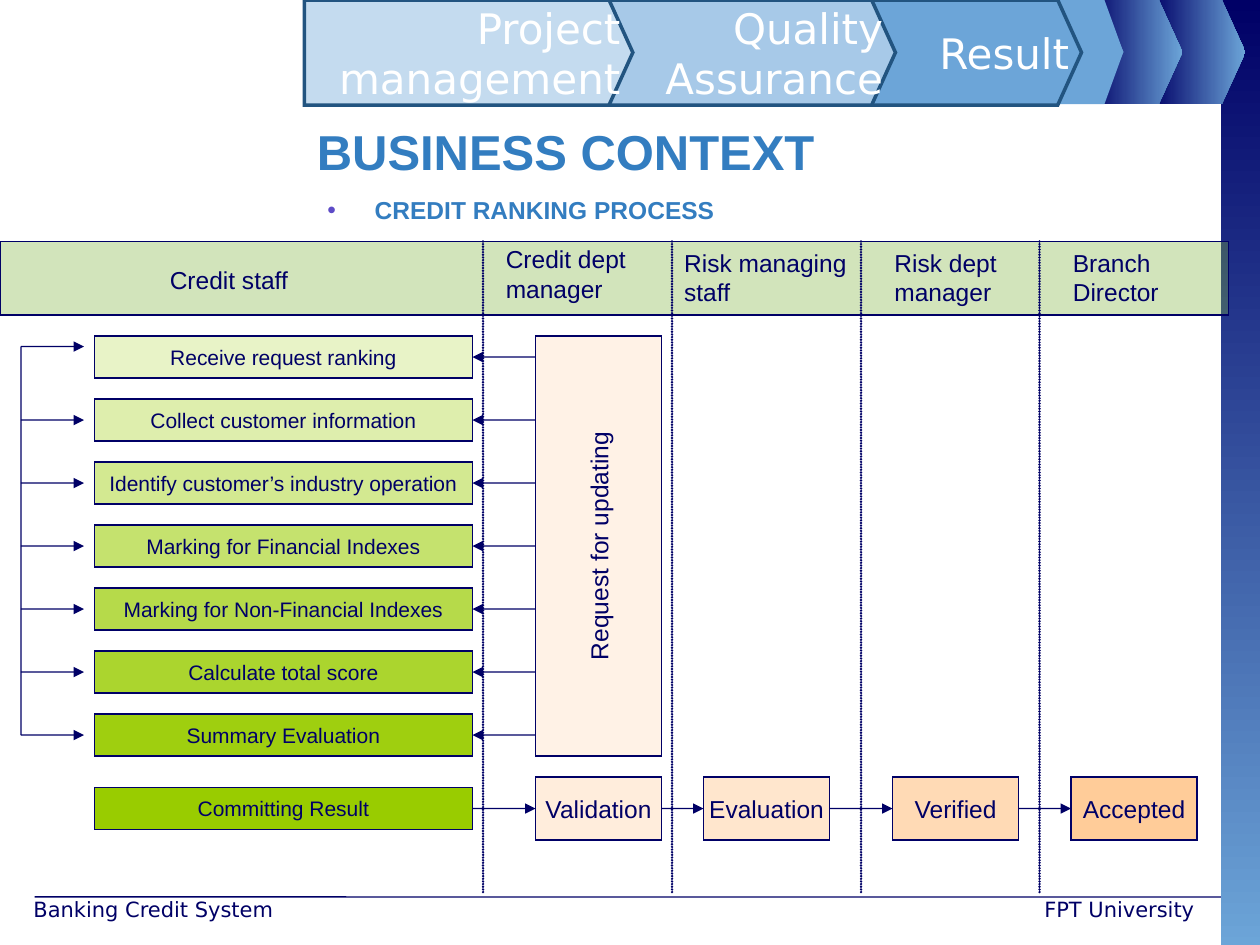
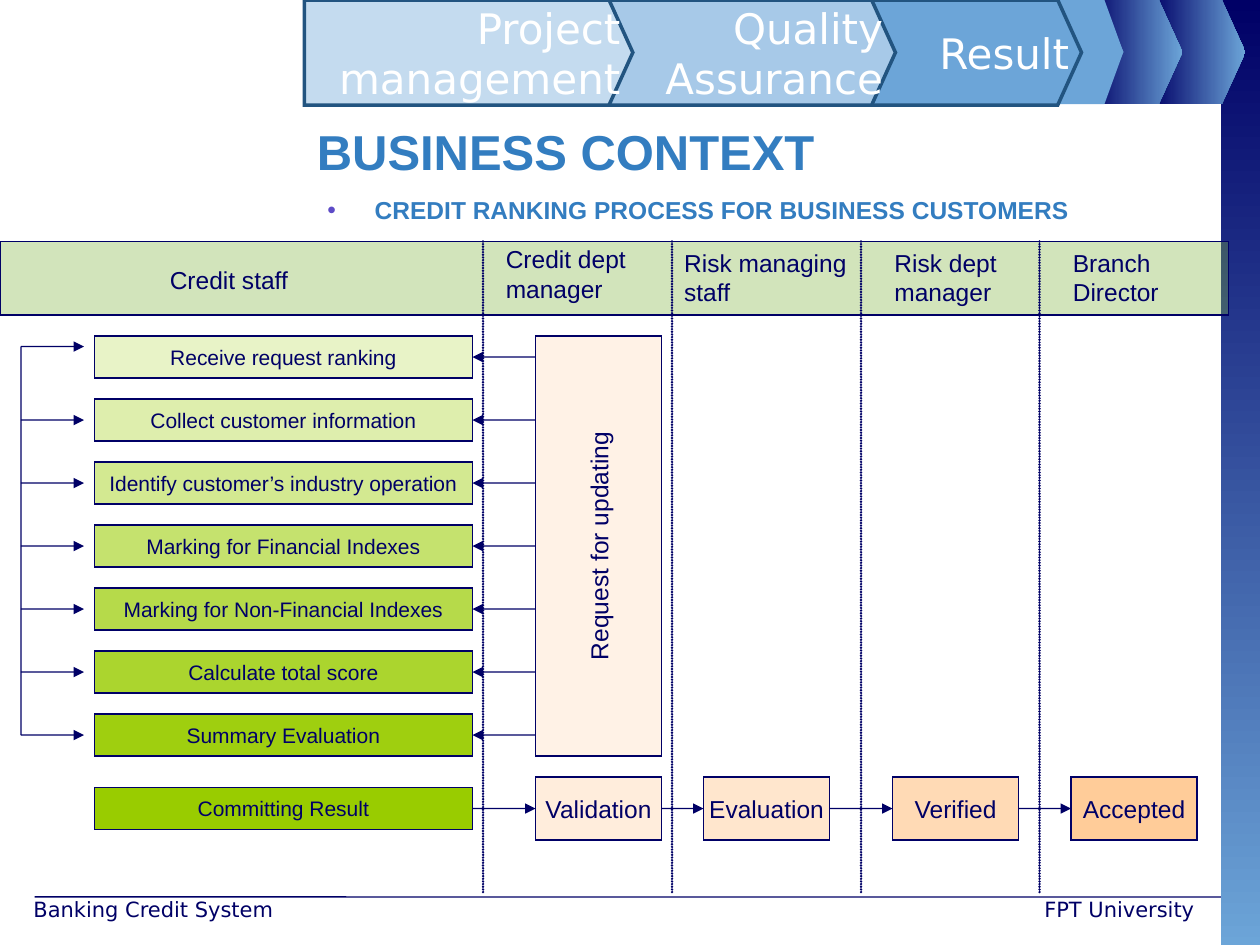
Before and after one commit to maily89/fbdm, a slide deck: slide 6 of Deliverables/LongNT.ppt. Drawn at 1260x945 pixels with LibreOffice and Linux fonts; fonts in the diff are those of the drawing; background and template pictures are left out. Boxes give left, top, right and bottom in pixels: in the first picture for what was removed or moved away, otherwise in the second. Text is boxed around its words. In the diff, an @@ line names an element or a change of style, - is before the commit and + after.

```diff
--- a/Deliverables/LongNT.ppt
+++ b/Deliverables/LongNT.ppt
@@ text at box(375, 202, 1068, 220): text changed @@
-• CREDIT RANKING PROCESS
+• CREDIT RANKING PROCESS FOR BUSINESS CUSTOMERS
```
Also in this commit, not shown: 1 other slide changed, 1 slide added.
